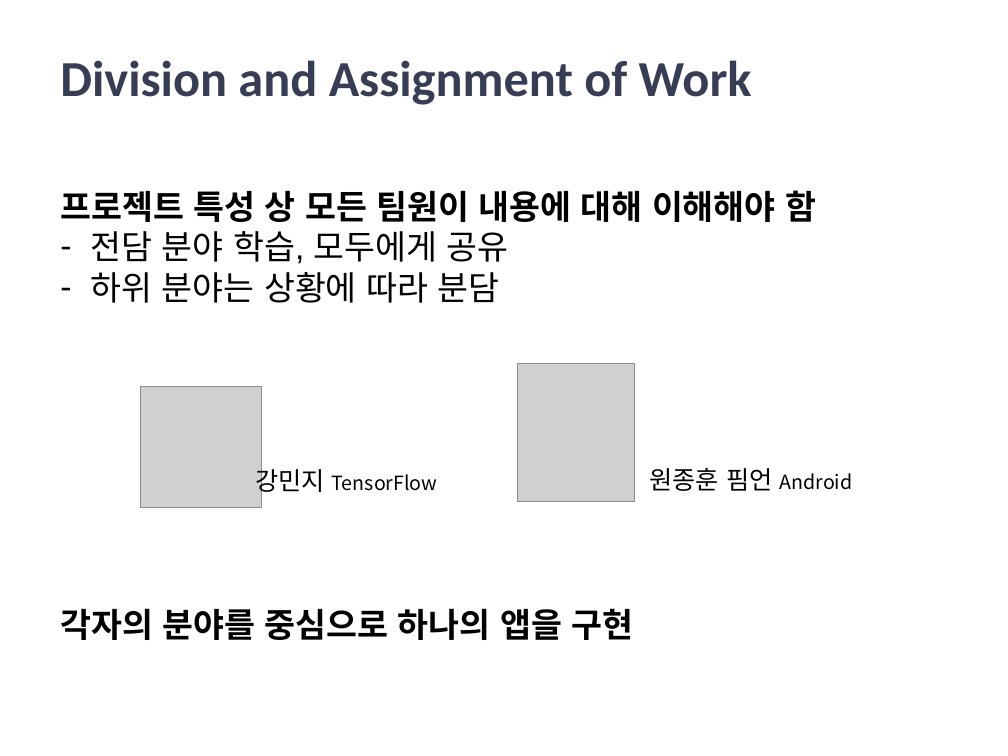
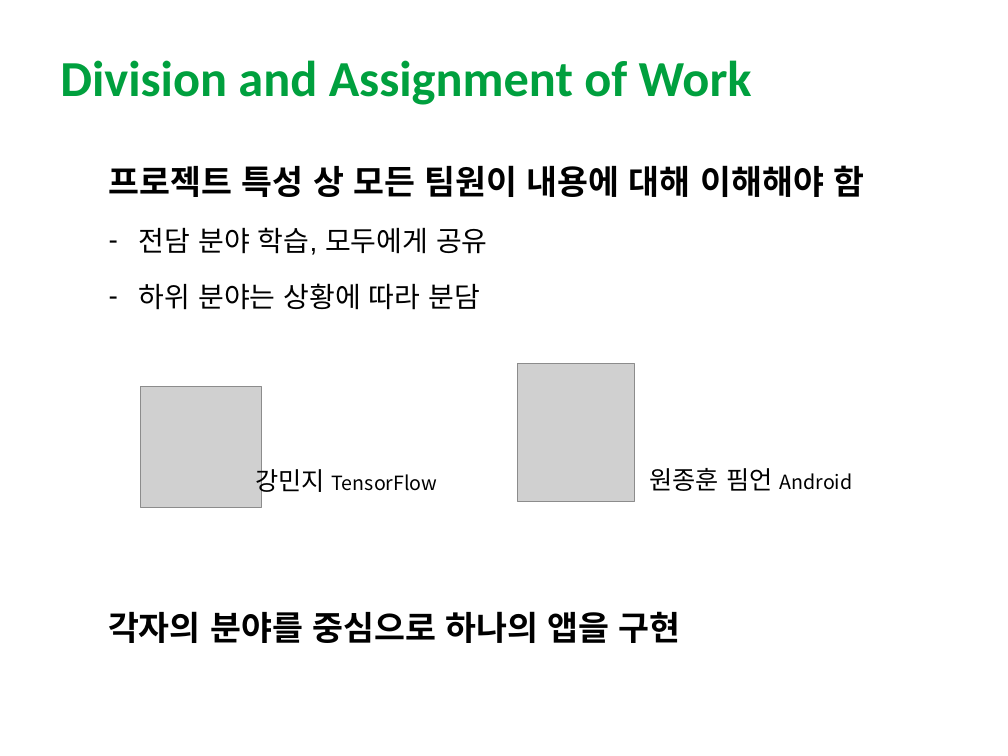
Before and after one commit to Jamjomjara/snu-artoon, a slide deck: slide 14 of artoon-spec.pptx. Drawn at 1008x756 pixels with LibreOffice and Linux fonts; fonts in the diff are those of the drawing; grey boxes stand for pictures. Boxes give left, top, right and bottom in pixels: in the first picture for what was removed or moved away, otherwise in the second. Text is boxed around its words. In the diff, an @@ line names an element or a change of style, - is before the commit and + after.

```diff
--- a/artoon-spec.pptx
+++ b/artoon-spec.pptx
@@ title "Division and Assignment of Work" at box(60, 60, 752, 105): text colour #373D54 to #00A03E @@
@@ text "프로젝트 특성 상 모든 팀원이 ...": place and size @@
-text "프로젝트 특성 상 모든 팀원이 ..." at box(60, 190, 816, 303)
+text "프로젝트 특성 상 모든 팀원이 ..." at box(109, 165, 864, 310)
@@ text "프로젝트 특성 상 모든 팀원이 ..." at box(109, 165, 864, 310): size 24 to 20 pt in "전담 분야 학습, 모두에게 공유", "하위 분야는 상황에 따라 분담"; line spacing 1 to 40pt @@
@@ text "각자의 분야를 중심으로 하나의 앱을 ...": place and size @@
-text "각자의 분야를 중심으로 하나의 앱을 ..." at box(60, 608, 633, 640)
+text "각자의 분야를 중심으로 하나의 앱을 ..." at box(108, 611, 681, 643)
```
Also in this commit, not shown: 14 other slides changed, 2 slides added, 2 slides removed.
